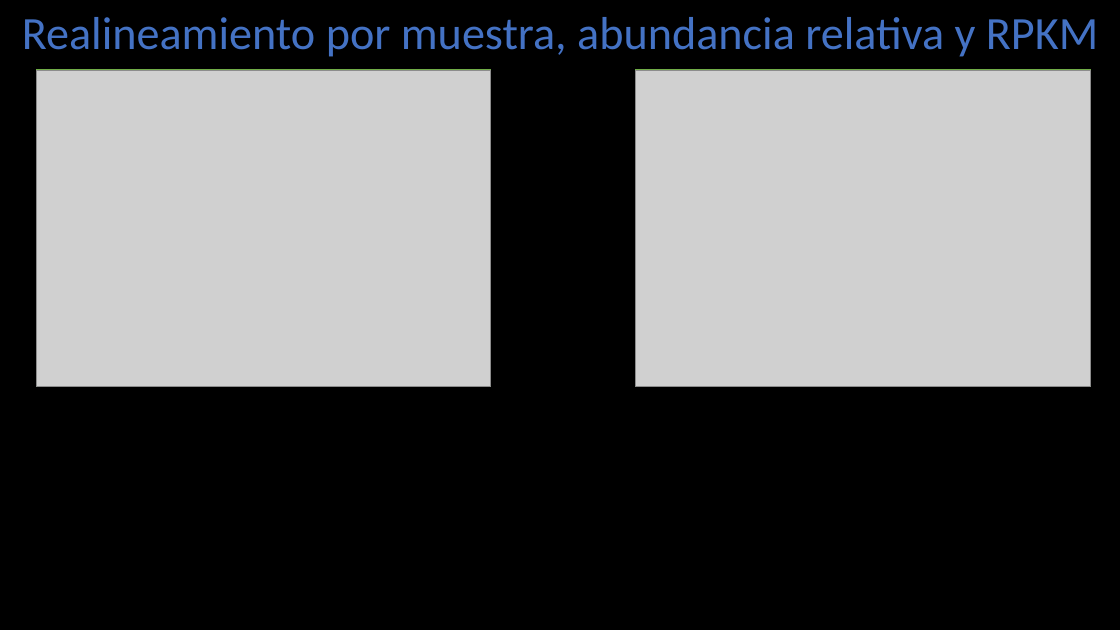
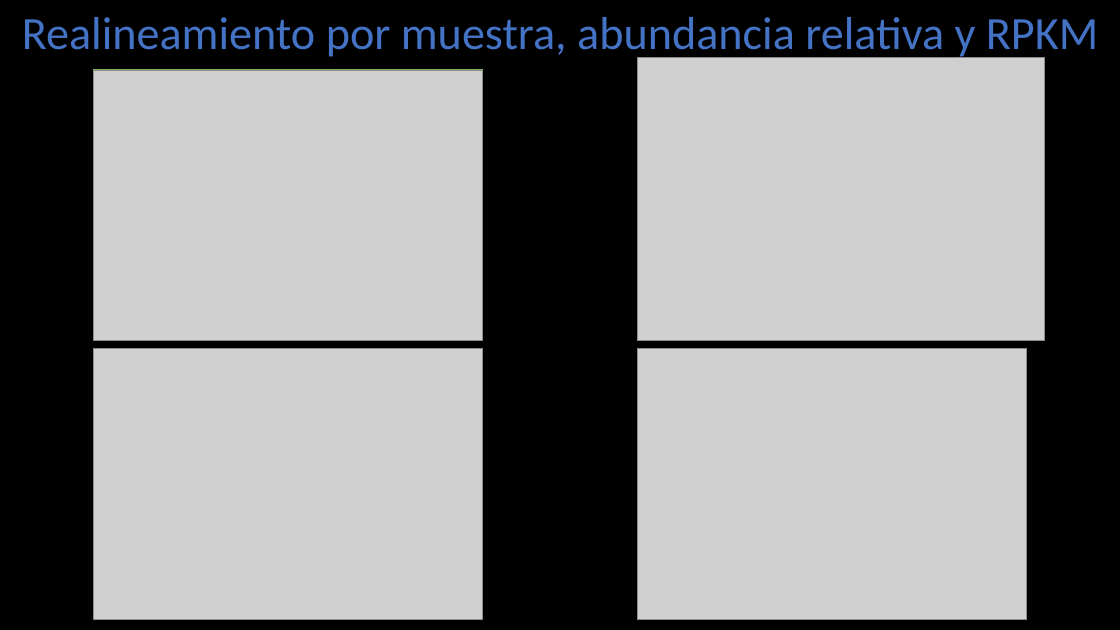
Before and after one commit to LuiguiGallardo/amps_phages, a slide deck: slide 8 of 04_presentations/phages_amps_13062022.pptx (slide 7 before the commit). Drawn at 1120x630 pixels with LibreOffice and Linux fonts; fonts in the diff are those of the drawing; grey boxes stand for pictures. Boxes give left, top, right and bottom in pixels: in the first picture for what was removed or moved away, otherwise in the second. Text is boxed around its words. In the diff, an @@ line names an element or a change of style, - is before the commit and + after.

```diff
--- a/04_presentations/phages_amps_13062022.pptx
+++ b/04_presentations/phages_amps_13062022.pptx
@@ picture: place and size @@
-picture at (636,70,1091,386)
+picture at (638,57,1045,340)
@@ picture: place and size @@
-picture at (36,70,491,386)
+picture at (94,70,483,340)
@@ rectangle: place and size @@
-rectangle at (36,70,491,386)
+rectangle at (94,70,483,338)
@@ rectangle: place and size @@
-rectangle at (636,70,1091,386)
+rectangle at (638,70,1027,340)
@@ rectangle added at (94,349,483,617), fill #FFFFFF, outline #70AD47 1 pt @@
@@ picture added at (94,349,483,619) @@
@@ rectangle added at (638,349,1027,619), fill #FFFFFF, outline #70AD47 1 pt @@
@@ picture added at (638,349,1027,619) @@
```
Also in this commit, not shown: 2 other slides changed, 1 slide added, 24 other files.
